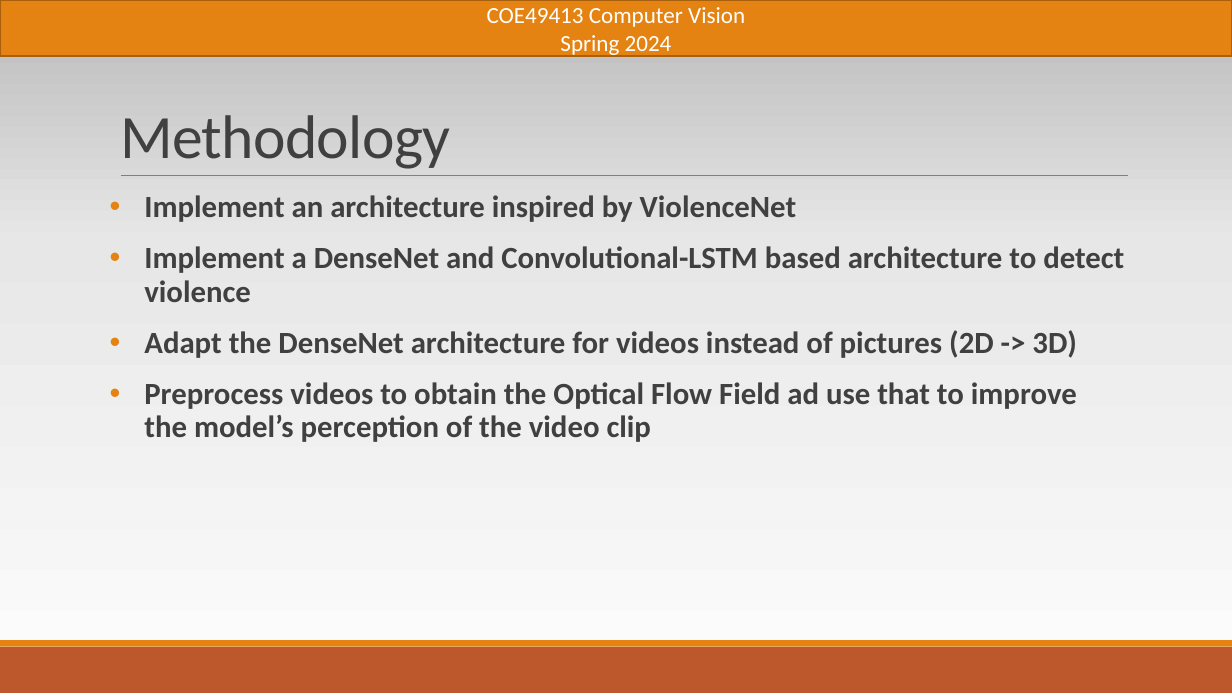
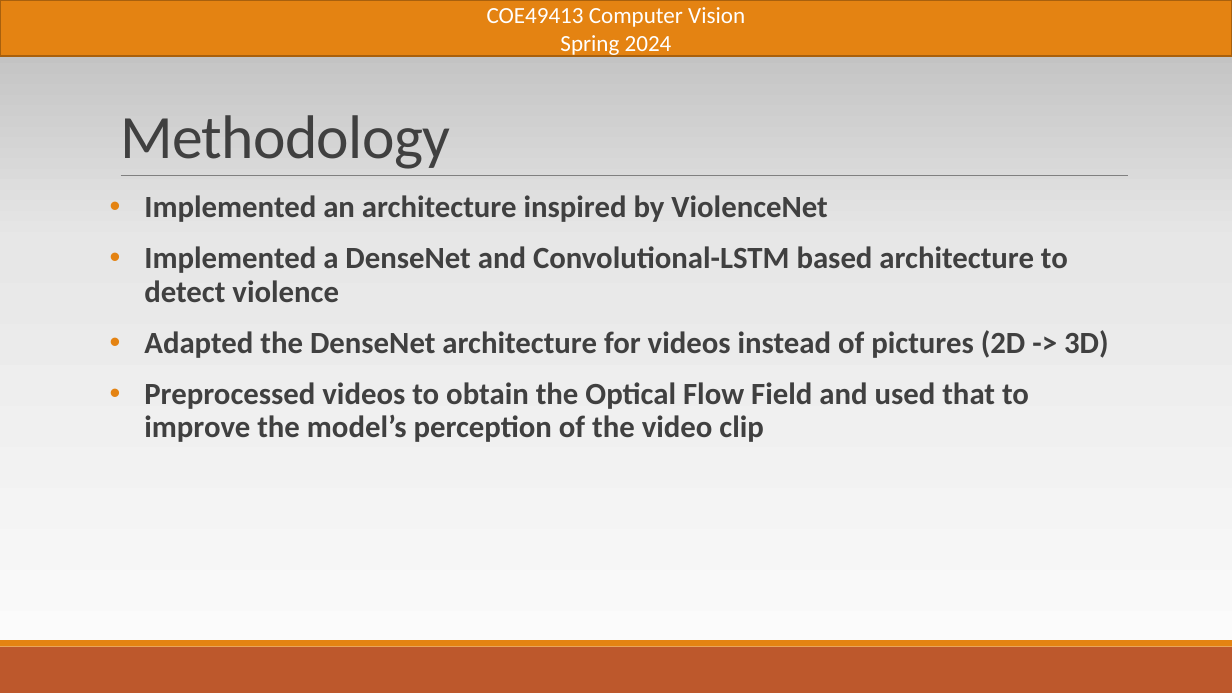
Before and after one commit to akvnn/violence-detection, a slide deck: slide 5 of presentation.pptx. Drawn at 1232x693 pixels with LibreOffice and Linux fonts; fonts in the diff are those of the drawing; background and template pictures are left out. Boxes give left, top, right and bottom in pixels: in the first picture for what was removed or moved away, otherwise in the second. Text is boxed around its words. In the diff, an @@ line names an element or a change of style, - is before the commit and + after.

```diff
--- a/presentation.pptx
+++ b/presentation.pptx
@@ text at (x1=144, y1=195, x2=1109, y2=442): text changed @@
-• Implement an architecture inspired by ViolenceNet
-• Implement a DenseNet and Convolutional-LSTM based architecture to detect violence
-• Adapt the DenseNet architecture for videos instead of pictures (2D -> 3D)
-• Preprocess videos to obtain the Optical Flow Field ad use that to improve the model’s perception of the video clip
+• Implemented an architecture inspired by ViolenceNet
+• Implemented a DenseNet and Convolutional-LSTM based architecture to detect violence
+• Adapted the DenseNet architecture for videos instead of pictures (2D -> 3D)
+• Preprocessed videos to obtain the Optical Flow Field and used that to improve the model’s perception of the video clip
```
Also in this commit, not shown: 4 other slides changed, 7 other files.
